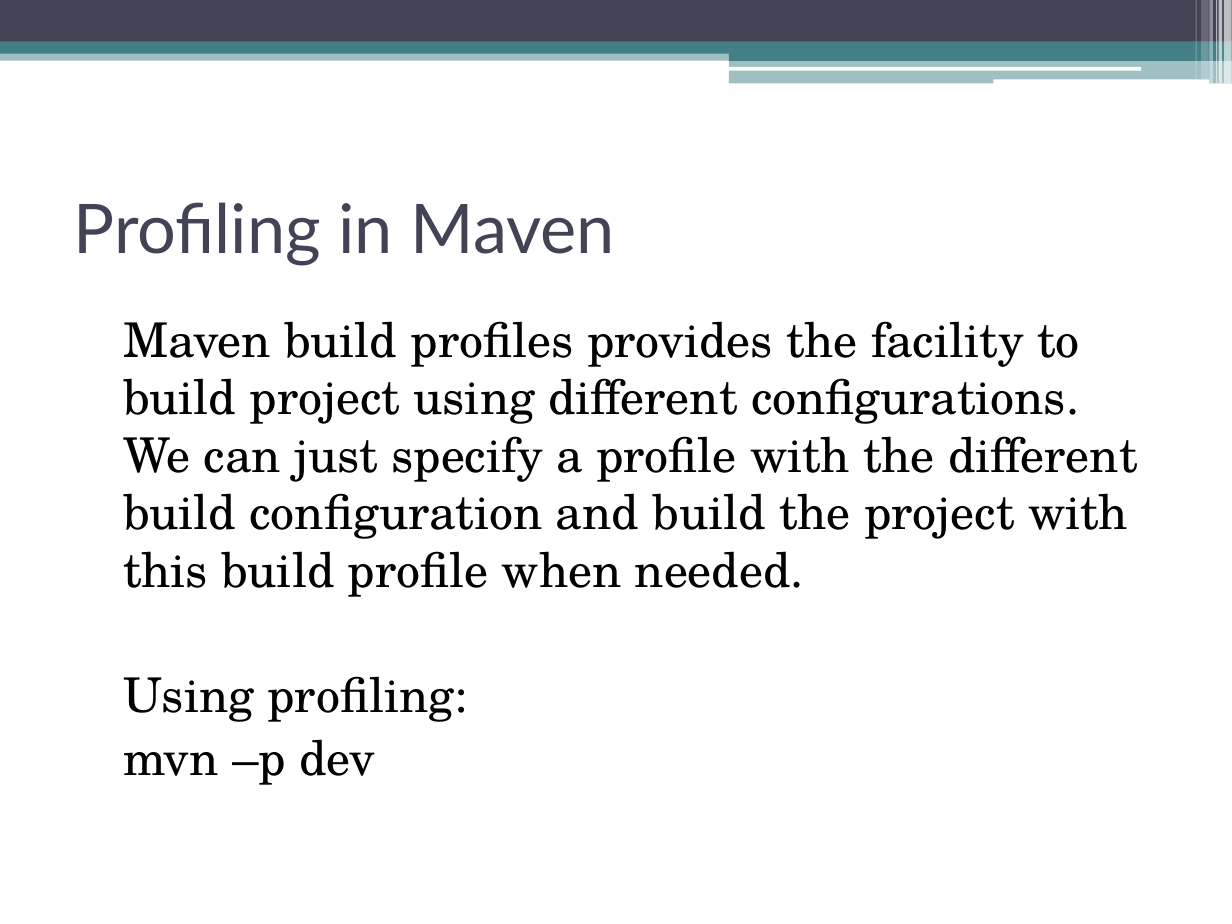
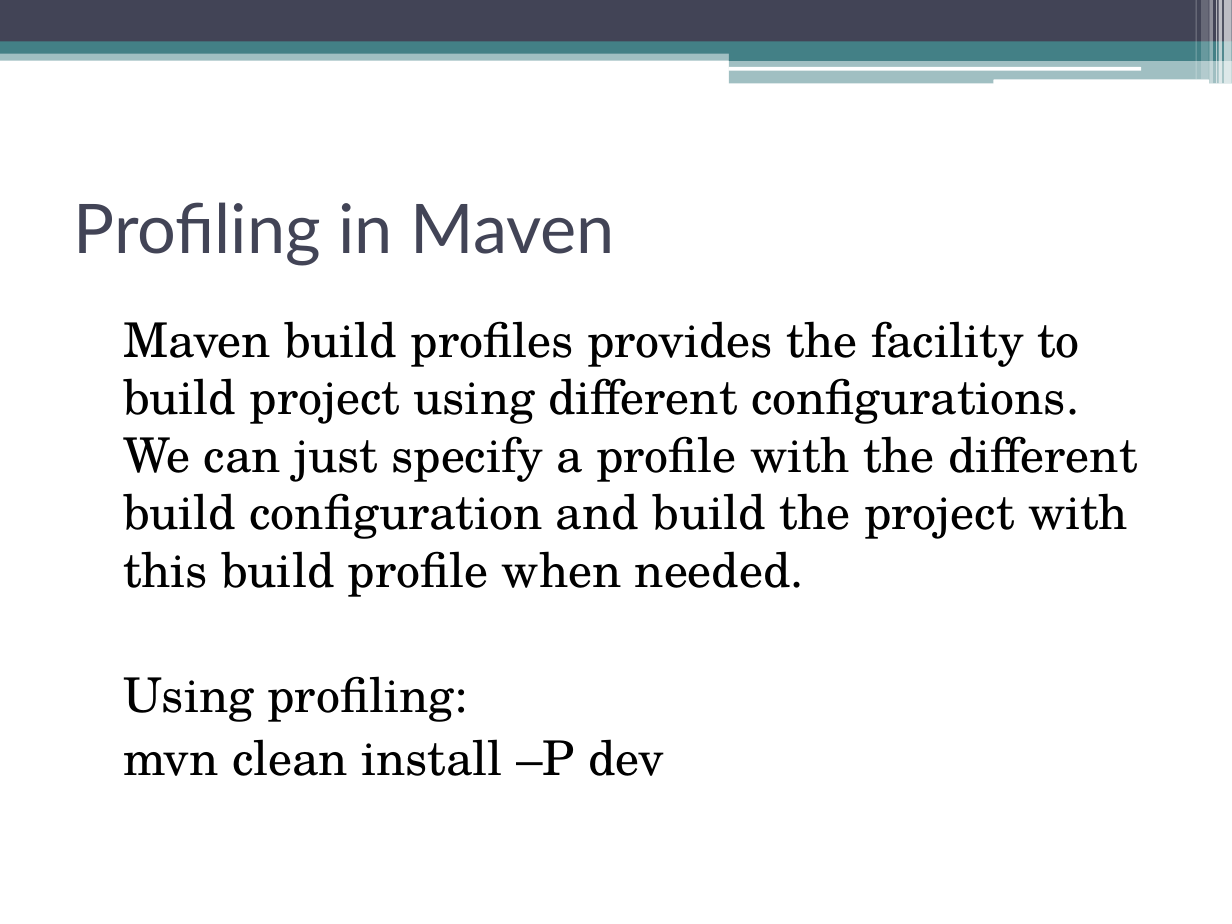
Before and after one commit to venkateshmadala/DevOpsTraining, a slide deck: slide 14 of Maven.pptx. Drawn at 1232x924 pixels with LibreOffice and Linux fonts; fonts in the diff are those of the drawing. Boxes give left, top, right and bottom in pixels: in the first picture for what was removed or moved away, otherwise in the second. Text is boxed around its words. In the diff, an @@ line names an element or a change of style, - is before the commit and + after.

```diff
--- a/Maven.pptx
+++ b/Maven.pptx
@@ text at (123, 739, 664, 776): text changed @@
-mvn –p dev
+mvn clean install –P dev
```
Also in this commit, not shown: 4 other files.
